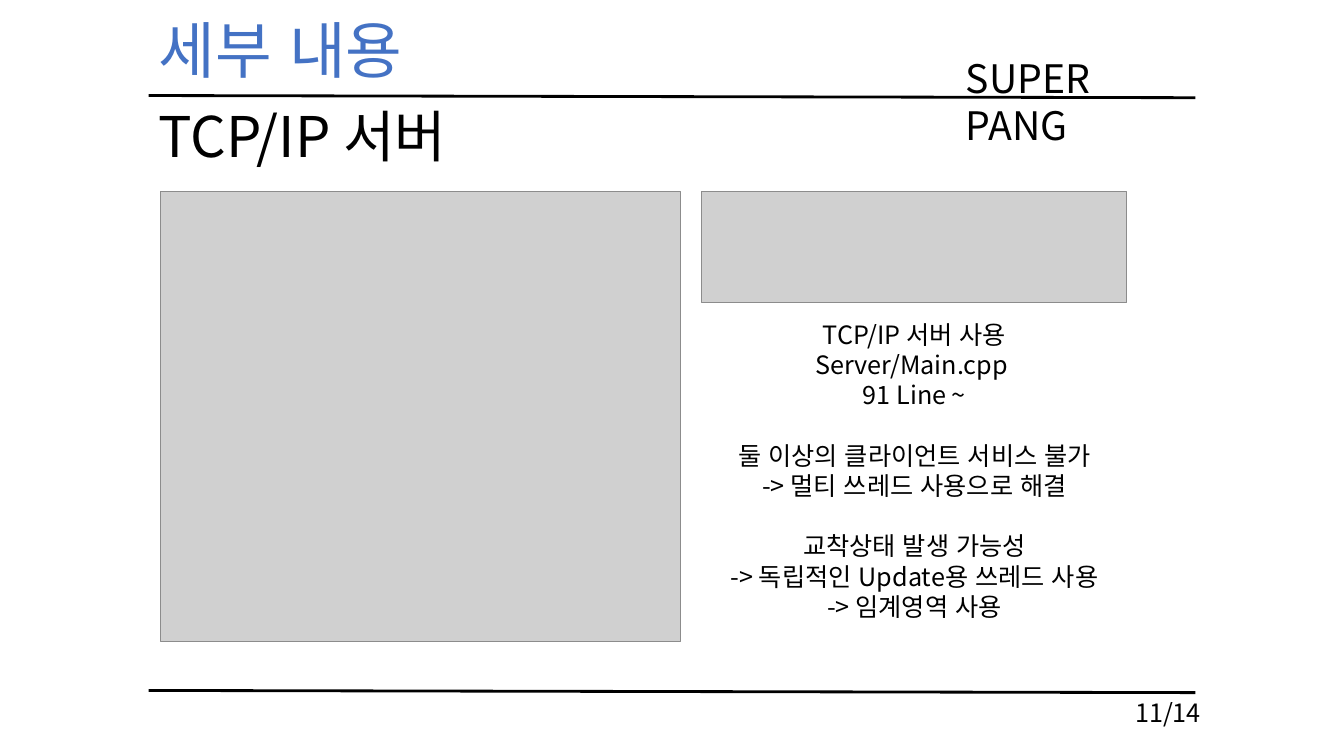
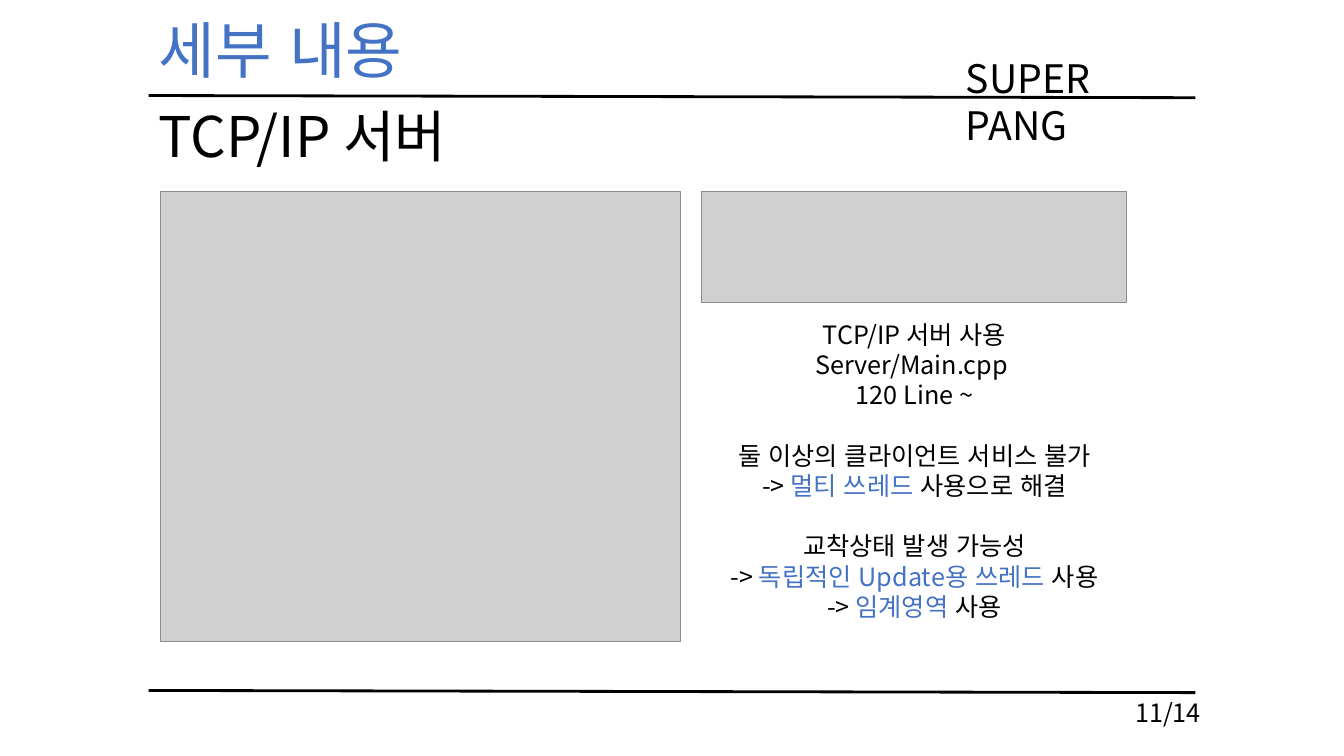
Before and after one commit to KimHaYoon/NetworkGamePrograming, a slide deck: slide 12 of 네트워크 게임 프로그래밍 레포트.pptx (slide 11 before the commit). Drawn at 1344x756 pixels with LibreOffice and Linux fonts; fonts in the diff are those of the drawing; grey boxes stand for pictures. Boxes give left, top, right and bottom in pixels: in the first picture for what was removed or moved away, otherwise in the second. Text is boxed around its words. In the diff, an @@ line names an element or a change of style, - is before the commit and + after.

```diff
--- a/네트워크 게임 프로그래밍 레포트.pptx
+++ b/네트워크 게임 프로그래밍 레포트.pptx
@@ text at box(856, 384, 953, 405): text changed @@
-91 Line ~
+120 Line ~
@@ text at box(759, 474, 1098, 618): text colour #000000 to #4472C4 in "멀티 쓰레드", "독립적인 Update용 쓰레드", "임계영역" @@
```
Also in this commit, not shown: 7 other slides changed, 1 slide added.
